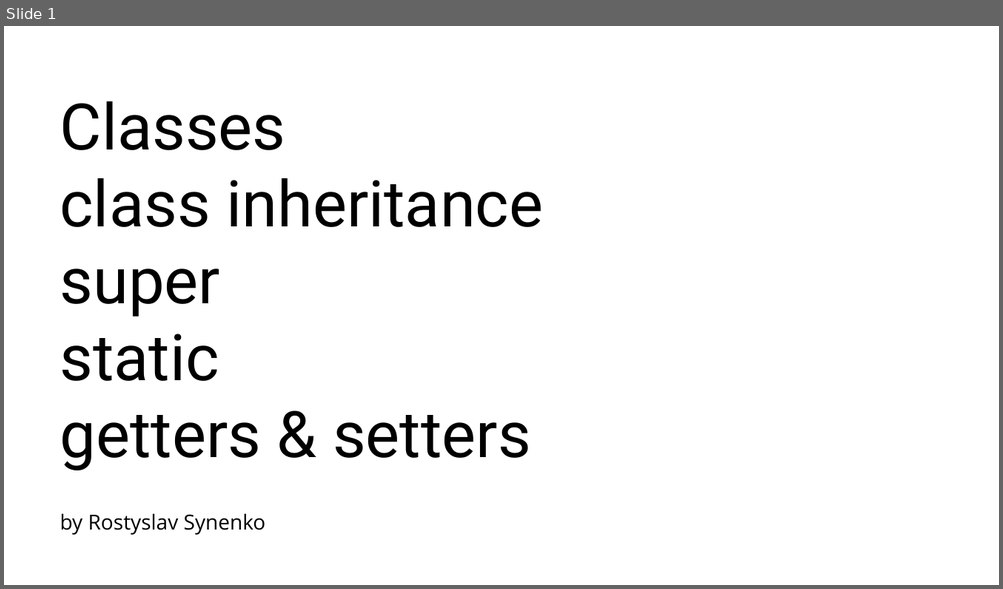
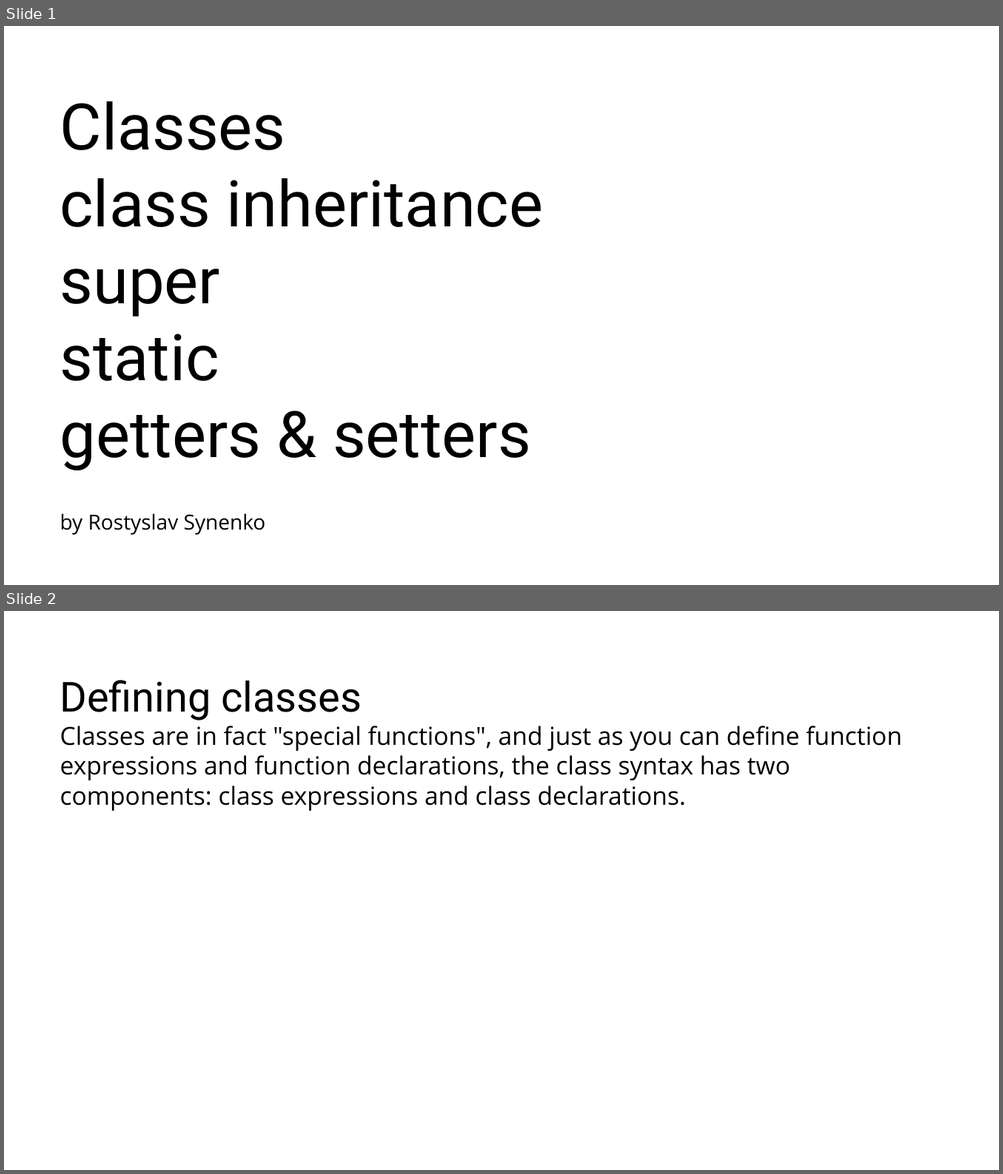
Before and after one commit to RostyslavSynenko/Lv-469.NodeJS, a slide deck: presentations/Classes.pptx. Shown one above the other, each under a label of ours: slide 1 before the commit, slides 1 and 2 after it. The pictures are 1003x589 and 1003x1174 pixels, drawn with LibreOffice and Linux fonts; fonts in the diff are those of the drawing; background and template pictures are left out. Boxes give left, top, right and bottom in pixels: in the first picture for what was removed or moved away, otherwise in the second. Text is boxed around its words. In the diff, an @@ line names an element or a change of style, - is before the commit and + after.

```diff
--- a/presentations/Classes.pptx
+++ b/presentations/Classes.pptx
@@ slide 2 added at (4,611,999,1170), background #FFFFFF @@
@@ title added at (60,680,902,811), 24 pt, text #000000 @@
+Defining classes
+Classes are in fact "special functions", and just as you can define function expressions and function declarations, the class syntax has two components: class expressions and class declarations.
```
Also in this commit, not shown: 1 slide changed, 13 other slides added.
